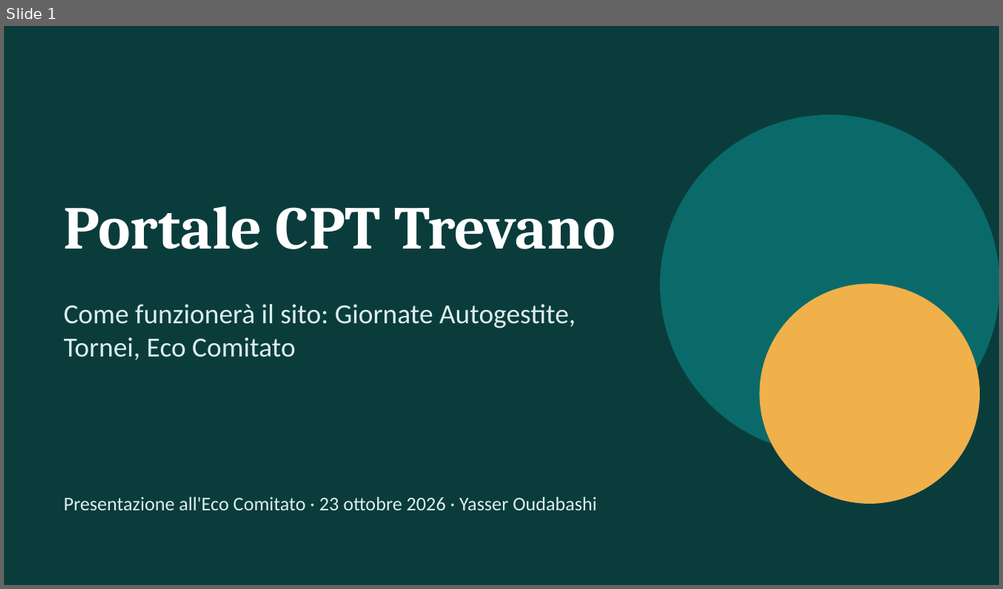
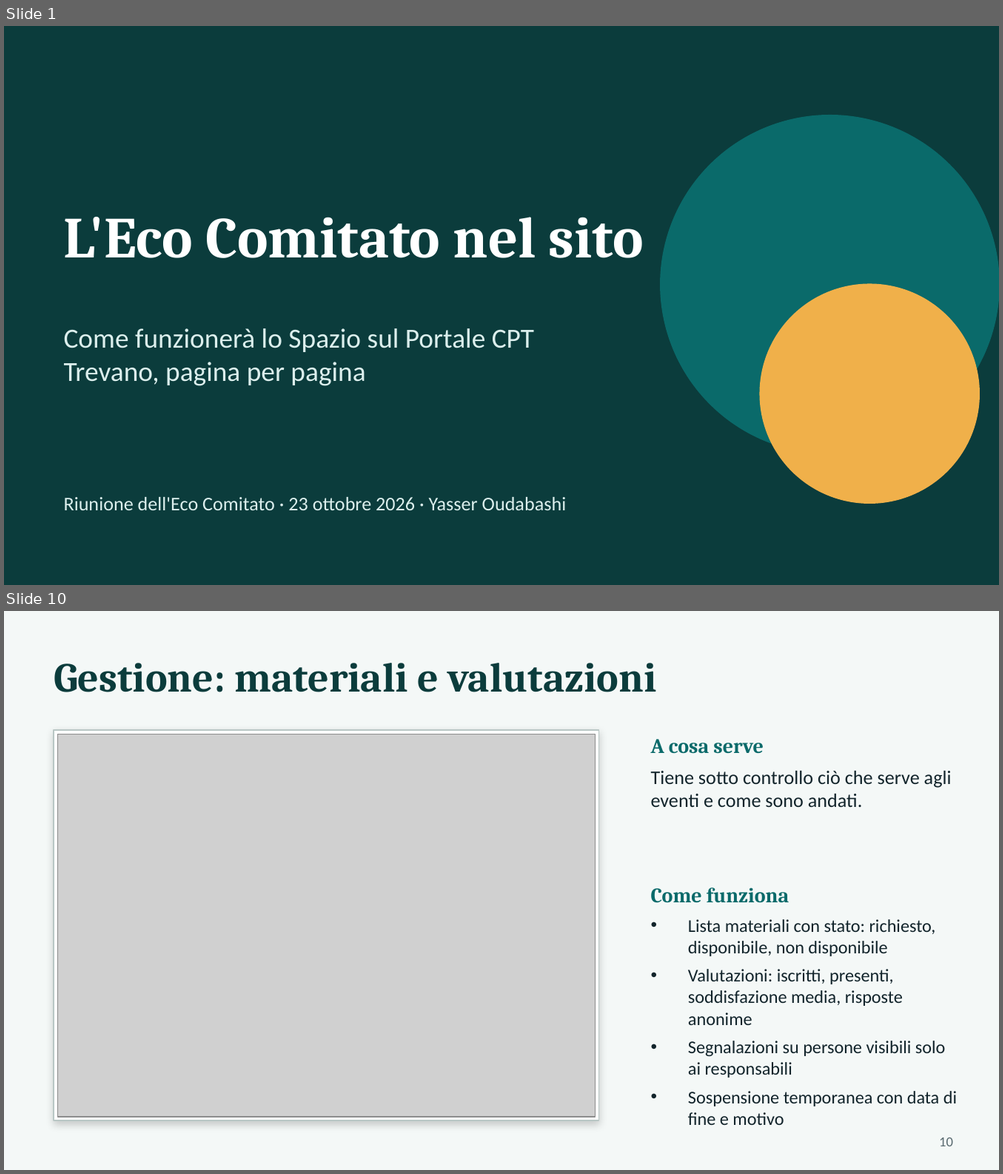
Before and after one commit to YasserOudabashi/CptSite, a slide deck: Presentazione/Presentazione_Sito_23-10-2026.pptx. Shown one above the other, each under a label of ours: slide 1 before the commit, slides 1 and 10 after it; the slides between them are not shown. The pictures are 1003x589 and 1003x1174 pixels, drawn with LibreOffice and Linux fonts; fonts in the diff are those of the drawing; grey boxes stand for pictures. Boxes give left, top, right and bottom in pixels: in the first picture for what was removed or moved away, otherwise in the second. Text is boxed around its words. In the diff, an @@ line names an element or a change of style, - is before the commit and + after.

```diff
--- a/Presentazione/Presentazione_Sito_23-10-2026.pptx
+++ b/Presentazione/Presentazione_Sito_23-10-2026.pptx
@@ slide 10 added at [4,611,999,1170], background #F4F8F7 @@
@@ text added at [54,663,656,692], 30 pt, text #0B3C3C, bold @@
+Gestione: materiali e valutazioni
@@ rectangle added at [54,730,599,1121], fill #FFFFFF, outline #B9C7C5 1 pt @@
@@ picture added at [58,735,595,1117] @@
@@ text added at [651,739,763,754], 15 pt, text #0A6A6A, bold @@
+A cosa serve
@@ text added at [651,771,951,807], 14 pt, text #12242B @@
+Tiene sotto controllo ciò che serve agli eventi e come sono andati.
@@ text added at [651,888,788,903], 15 pt, text #0A6A6A, bold @@
+Come funziona
@@ text added at [688,920,956,1125], 13 pt, text #12242B @@
+• Lista materiali con stato: richiesto, disponibile, non disponibile
+• Valutazioni: iscritti, presenti, soddisfazione media, risposte anonime
+• Segnalazioni su persone visibili solo ai responsabili
+• Sospensione temporanea con data di fine e motivo
@@ page number added at [939,1138,953,1147], 10 pt, text #58696F @@
+10
@@ slide 1 changed as well @@
@@ text at [64,217,643,258]: text changed; size 44 to 42 pt @@
-Portale CPT Trevano
+L'Eco Comitato nel sito
@@ text at [64,329,534,386]: text changed @@
-Come funzionerà il sito: Giornate Autogestite, Tornei, Eco Comitato
+Come funzionerà lo Spazio sul Portale CPT Trevano, pagina per pagina
@@ text at [64,497,566,511]: text changed @@
-Presentazione all'Eco Comitato · 23 ottobre 2026 · Yasser Oudabashi
+Riunione dell'Eco Comitato · 23 ottobre 2026 · Yasser Oudabashi
```
Also in this commit, not shown: 1 other slide changed, 12 other slides added, 10 slides removed, 1 other file.
